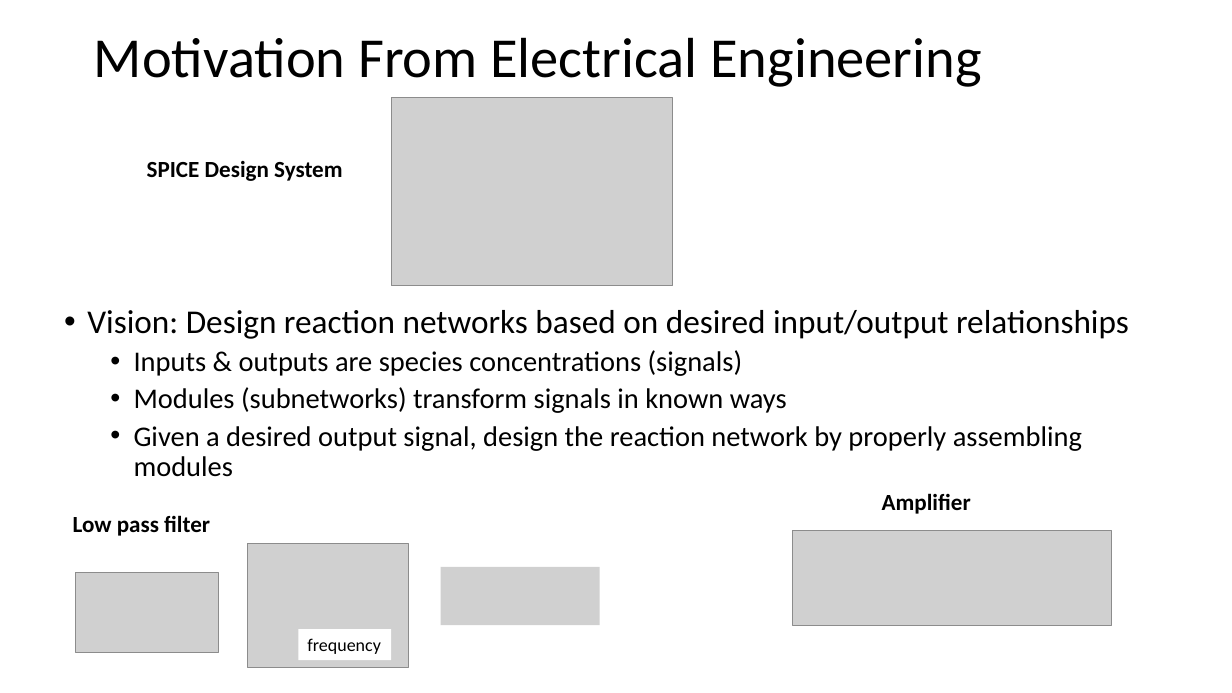
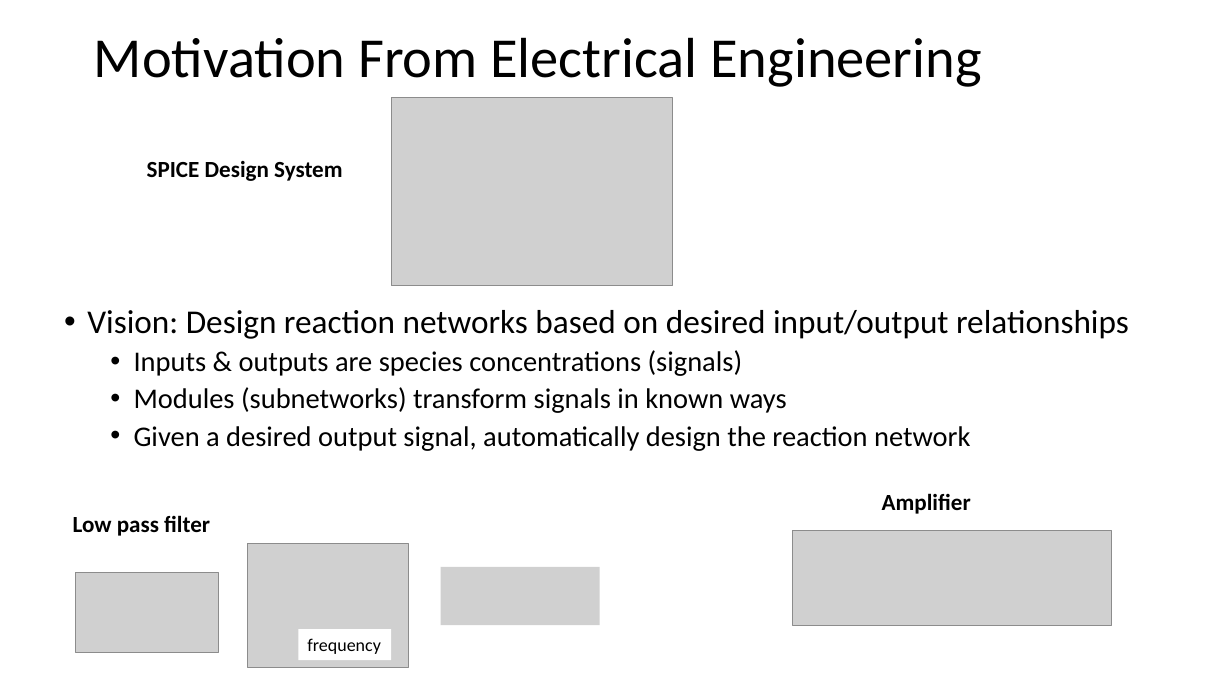
Before and after one commit to joseph-hellerstein/linear_reaction_networks, a slide deck: slide 2 of docs/module_framework.pptx. Drawn at 1232x693 pixels with LibreOffice and Linux fonts; fonts in the diff are those of the drawing; grey boxes stand for pictures. Boxes give left, top, right and bottom in pixels: in the first picture for what was removed or moved away, otherwise in the second. Text is boxed around its words. In the diff, an @@ line names an element or a change of style, - is before the commit and + after.

```diff
--- a/docs/module_framework.pptx
+++ b/docs/module_framework.pptx
@@ text at [134,426,970,451]: text changed @@
-  • Given a desired output signal, design the reaction network by properly assembling modules
+  • Given a desired output signal, automatically design the reaction network
```
Also in this commit, not shown: 8 other slides changed, 1 slide added, 1 other file.
